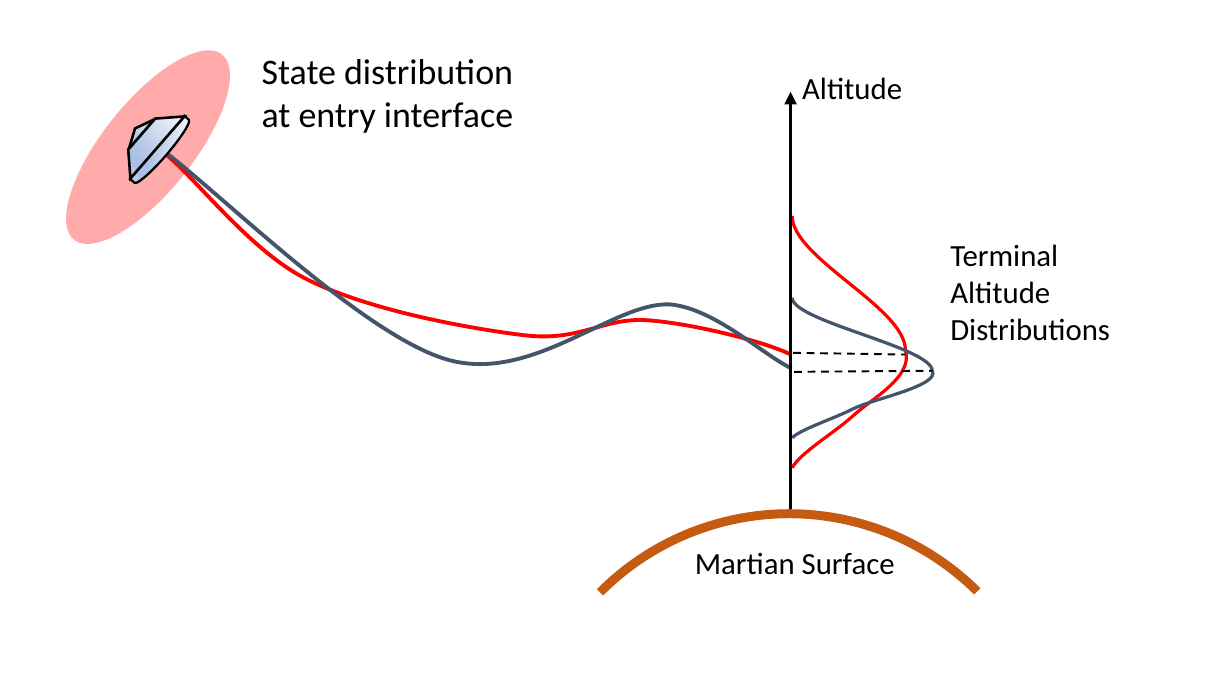
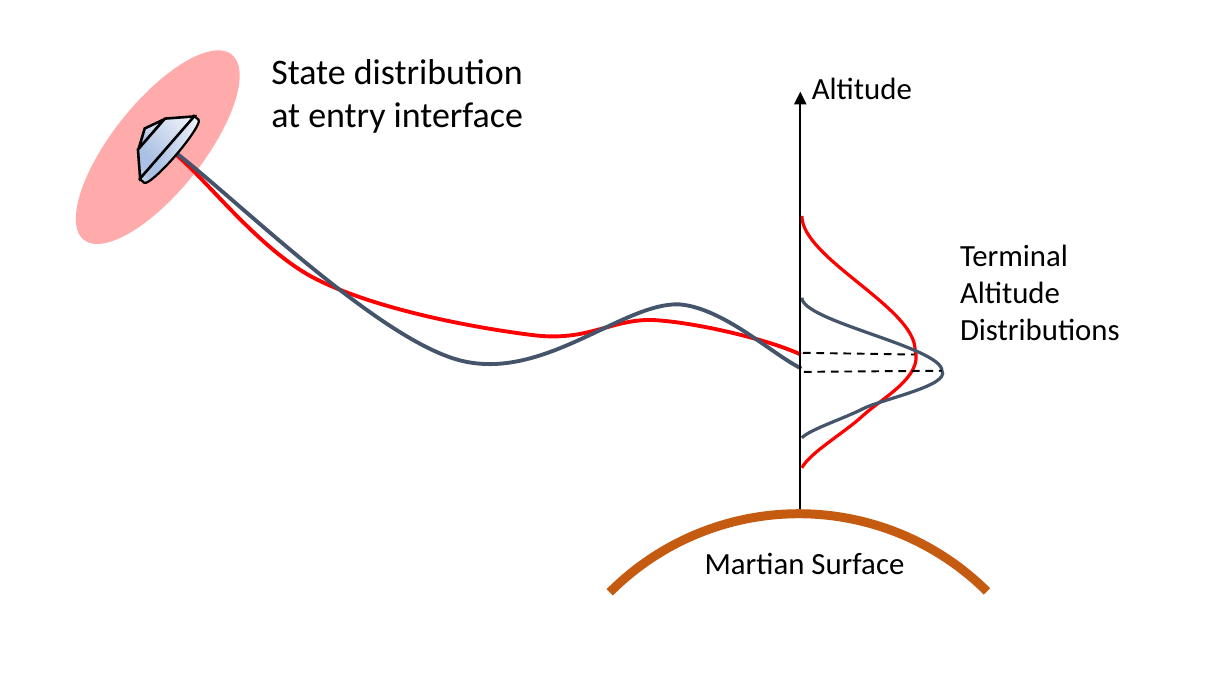
Before and after one commit to CDNoyes/EDL-Py, a slide deck: slide 3 of Documents/Dissertation/Figures.pptx (slide 2 before the commit). Drawn at 1232x693 pixels with LibreOffice and Linux fonts; fonts in the diff are those of the drawing. Boxes give left, top, right and bottom in pixels: in the first picture for what was removed or moved away, otherwise in the second. Text is boxed around its words. In the diff, an @@ line names an element or a change of style, - is before the commit and + after.

```diff
--- a/Documents/Dissertation/Figures.pptx
+++ b/Documents/Dissertation/Figures.pptx
@@ 4 texts, 4 freeform shapes, 2 lines, 1 arc (boxed as its full ellipse), 1 arrow, 1 diag stripe, 1 flow chart delay, 1 ellipse, 1 triangle: place and size @@
-4 texts, 4 freeform shapes, 2 lines, 1 arc (boxed as its full ellipse), 1 arrow, 1 diag stripe, 1 flow chart delay, 1 ellipse, 1 triangle at [38, 26, 1166, 693]
+4 texts, 4 freeform shapes, 2 lines, 1 arc (boxed as its full ellipse), 1 arrow, 1 diag stripe, 1 flow chart delay, 1 ellipse, 1 triangle at [49, 26, 1176, 693]
```
Also in this commit, not shown: 3 slides added, 34 other files.
